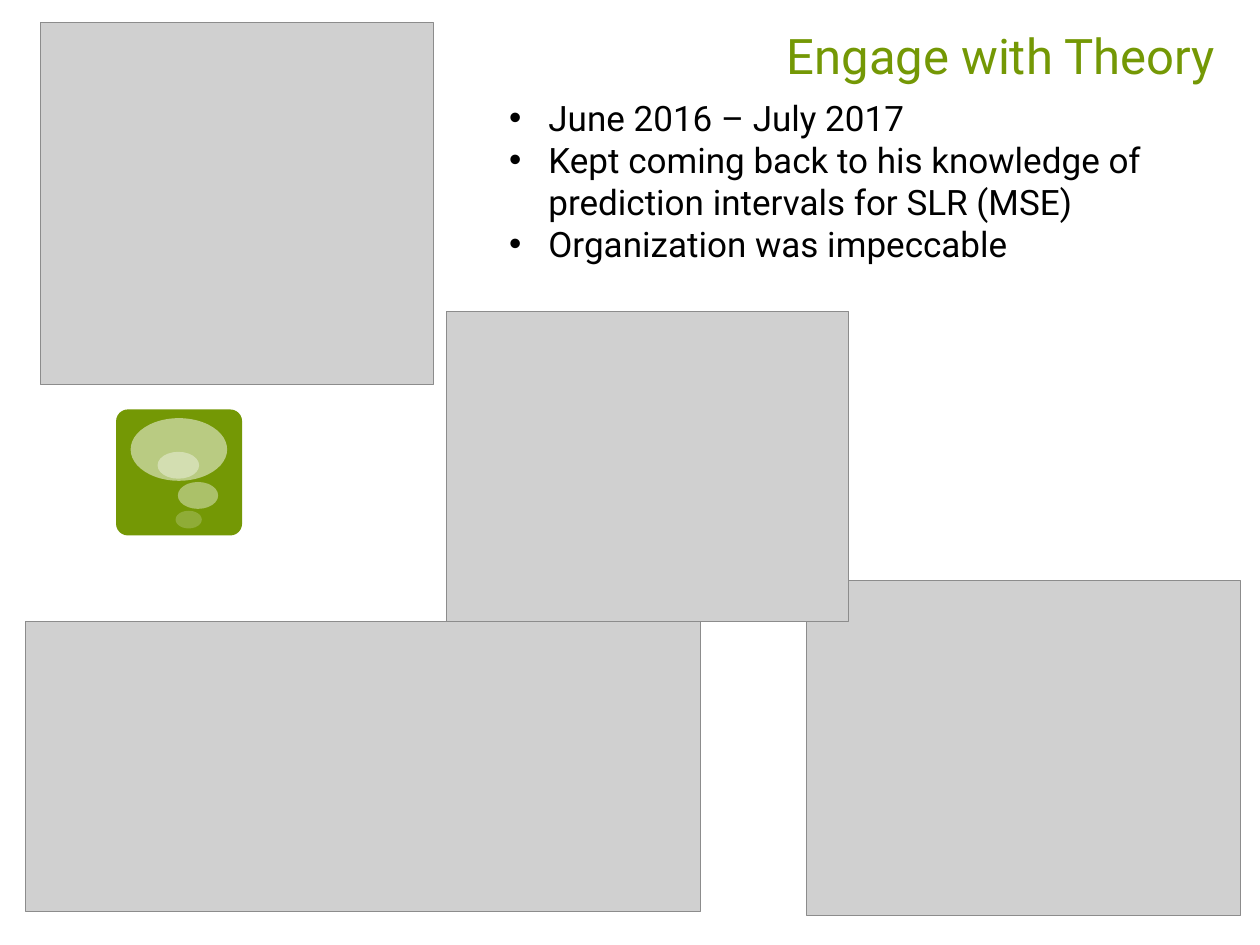
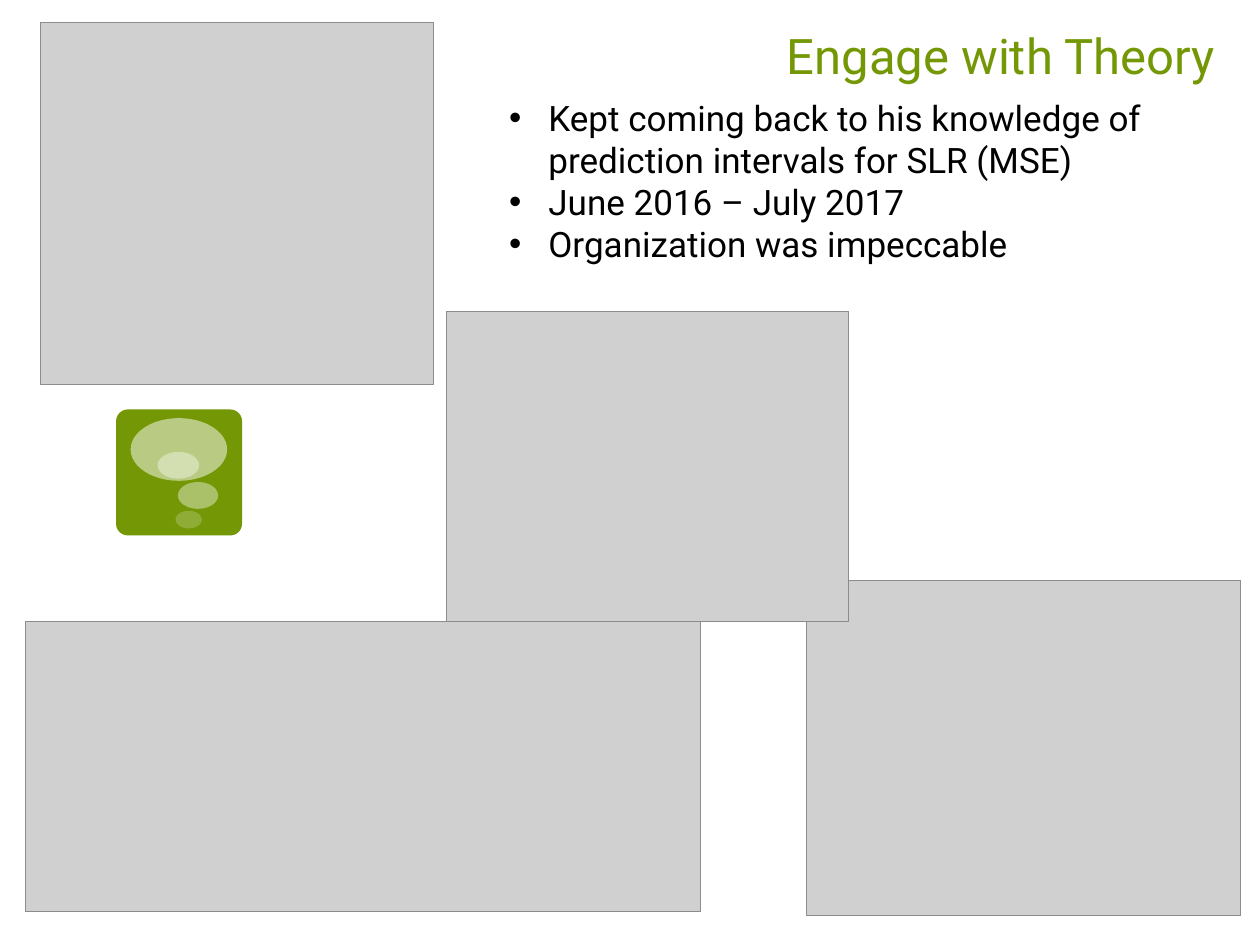
Before and after one commit to Amherst-Statistics/Modernizing-Undergrad-Stat-Curric, a slide deck: slide 8 of 03-hardin/skillsForResearch_JSM17_JoHardin.pptx. Drawn at 1260x945 pixels with LibreOffice and Linux fonts; fonts in the diff are those of the drawing; grey boxes stand for pictures. Boxes give left, top, right and bottom in pixels: in the first picture for what was removed or moved away, otherwise in the second. Text is boxed around its words. In the diff, an @@ line names an element or a change of style, - is before the commit and + after.

Commit message:
typos on final version

```diff
--- a/03-hardin/skillsForResearch_JSM17_JoHardin.pptx
+++ b/03-hardin/skillsForResearch_JSM17_JoHardin.pptx
@@ text at (548,104,1141,181): paragraph added @@
+• Kept coming back to his knowledge of prediction intervals for SLR (MSE)
@@ text at (548,146,1141,223): paragraph removed @@
-• Kept coming back to his knowledge of prediction intervals for SLR (MSE)
```
Also in this commit, not shown: 2 other slides changed.
